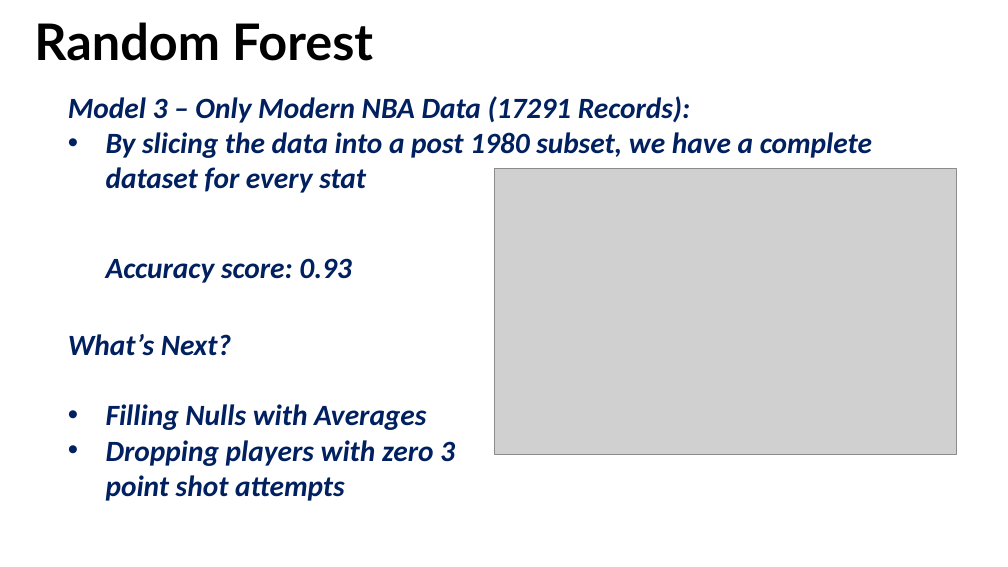
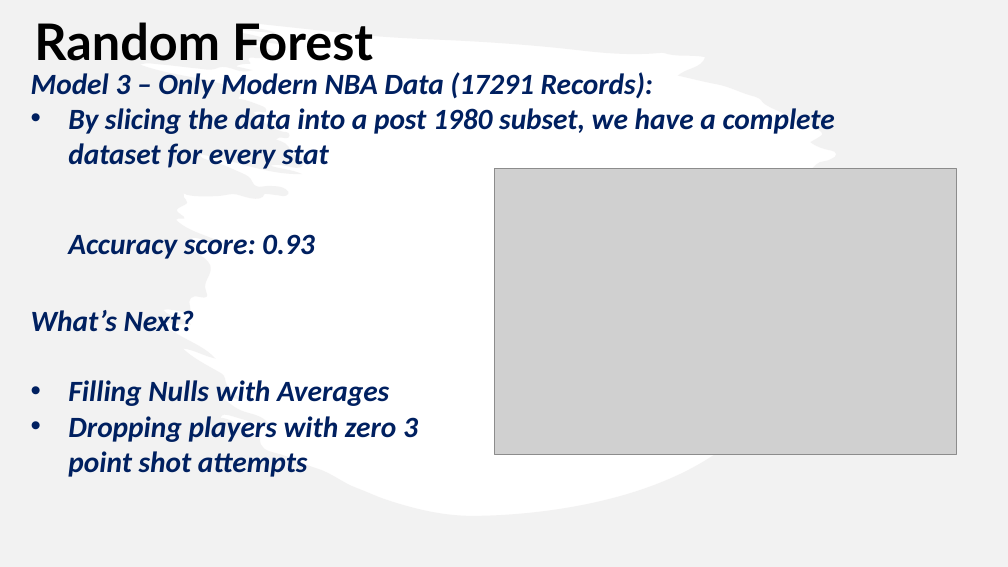
Before and after one commit to caitbeatty/nba_machine_learning, a slide deck: slide 8 of NBAPresentation.pptx. Drawn at 1008x567 pixels with LibreOffice and Linux fonts; fonts in the diff are those of the drawing; grey boxes stand for pictures. Boxes give left, top, right and bottom in pixels: in the first picture for what was removed or moved away, otherwise in the second. Text is boxed around its words. In the diff, an @@ line names an element or a change of style, - is before the commit and + after.

```diff
--- a/NBAPresentation.pptx
+++ b/NBAPresentation.pptx
@@ freeform shape added at [0, 0, 1008, 567], fill #E7E6E6 at 50% opacity @@
@@ text "Model 3 – Only Modern ...": place and size @@
-text "Model 3 – Only Modern ..." at [68, 96, 872, 501]
+text "Model 3 – Only Modern ..." at [31, 72, 835, 477]
```
Also in this commit, not shown: 9 other slides changed.
